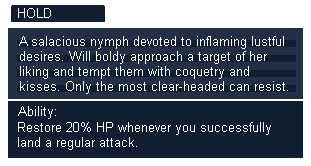
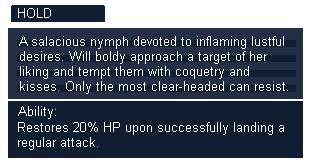
Comparing the layer stacks of the two 311px x 166px images. Changes:
renamed "Restore 20% HP whenever you su..." to "Restores 20% HP upon successfu...", painted on it over [18, 122, 284, 150]
